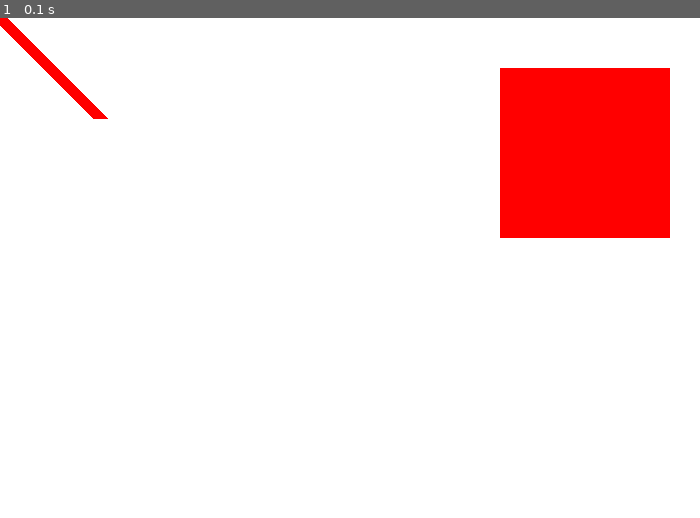
Above: before the commit, frame 1.
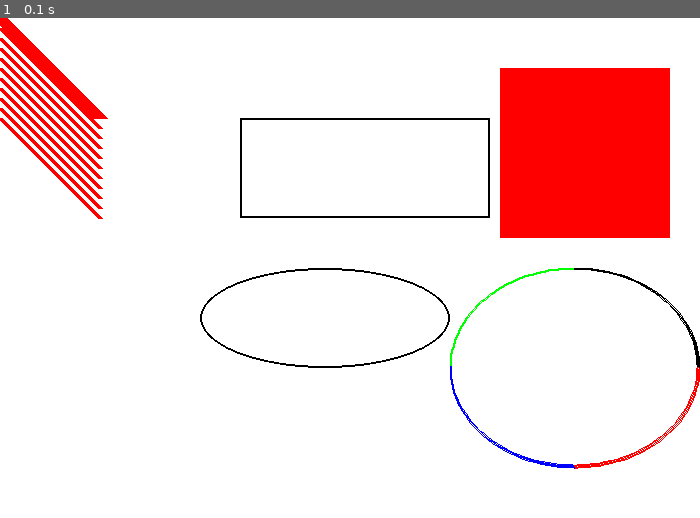
Above: after the commit, the same moment.

Repository: henriquenovais/PythonIsLove
Game: pygame game, started from game.py
The game is run twice, just before and just after one commit, with the same random seed, the same clock (stepped at 60 frames per second) and the same inputs.
Inputs:
- Up to frame 1 (0.1 s): no input

The runs differ from the first frame. In frame 1, 2.7% of the frame differs, in the area x 0-100%, y 2-91%.

Commit message:
Implement arc,elipse,rectangle and loop line drawings

Diff:
--- a/game.py
+++ b/game.py
@@ -48,6 +48,21 @@
     screen.fill(WHITE)
     pygame.draw.line(screen, RED, [0, 0], [100, 100], 15) #Drawing red line
     pygame.draw.rect(screen, RED, [500, 50, 170, 170], 0) #Drawing red rectangle
+    # Draw on the screen several lines from (0, 10) to (100, 110)
+    # 5 pixels wide using a for loop
+    y_offset = 0
+    for y_offset in range(0, 100, 10):
+        pygame.draw.line(screen,RED,[0,10+y_offset],[100,110+y_offset],5)
+    # Draw a rectangle
+    pygame.draw.rect(screen,BLACK,[240,100,250,100],2)
+    # Draw an ellipse, using a rectangle as the outside boundaries
+    pygame.draw.ellipse(screen, BLACK, [200,250,250,100], 2)
+    # Draw an arc as part of an ellipse. Use radians to determine what
+    # angle to draw.
+    pygame.draw.arc(screen, GREEN, [450,250,250,200],  PI/2,     PI, 2)
+    pygame.draw.arc(screen, BLACK, [450,250,250,200],     0,   PI/2, 2)
+    pygame.draw.arc(screen, RED,   [450,250,250,200],3*PI/2,   2*PI, 2)
+    pygame.draw.arc(screen, BLUE,  [450,250,250,200],    PI, 3*PI/2, 2)
 
 
     # --- Go ahead and update the screen with what we've drawn.
